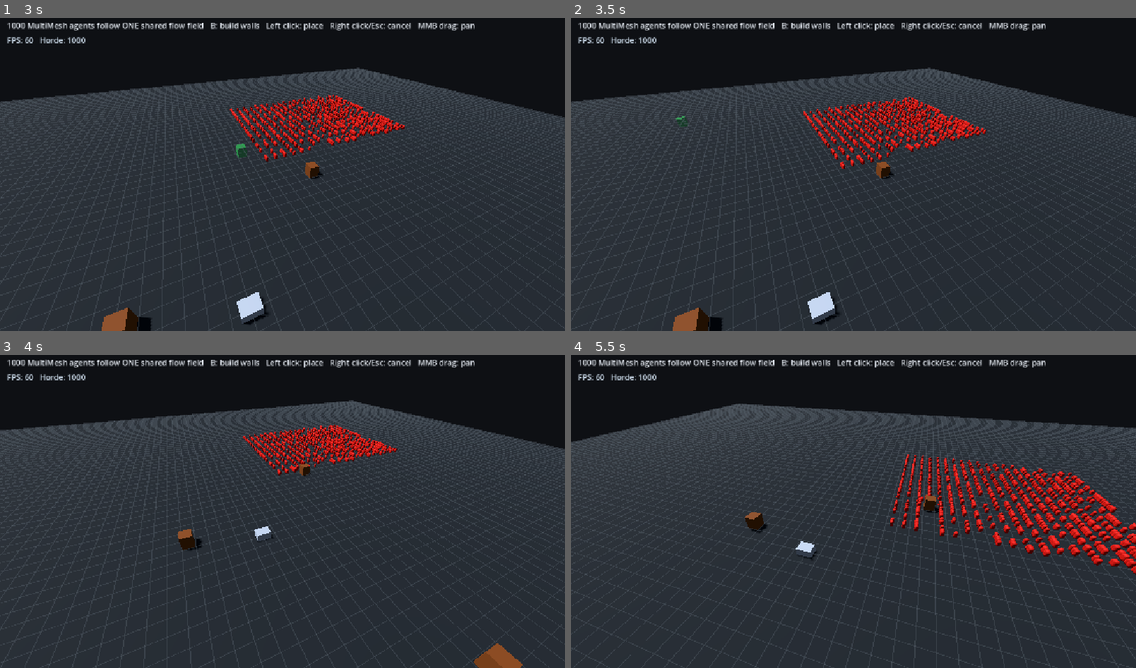
Above: before the commit, frames 1-4 (two rows, left to right).
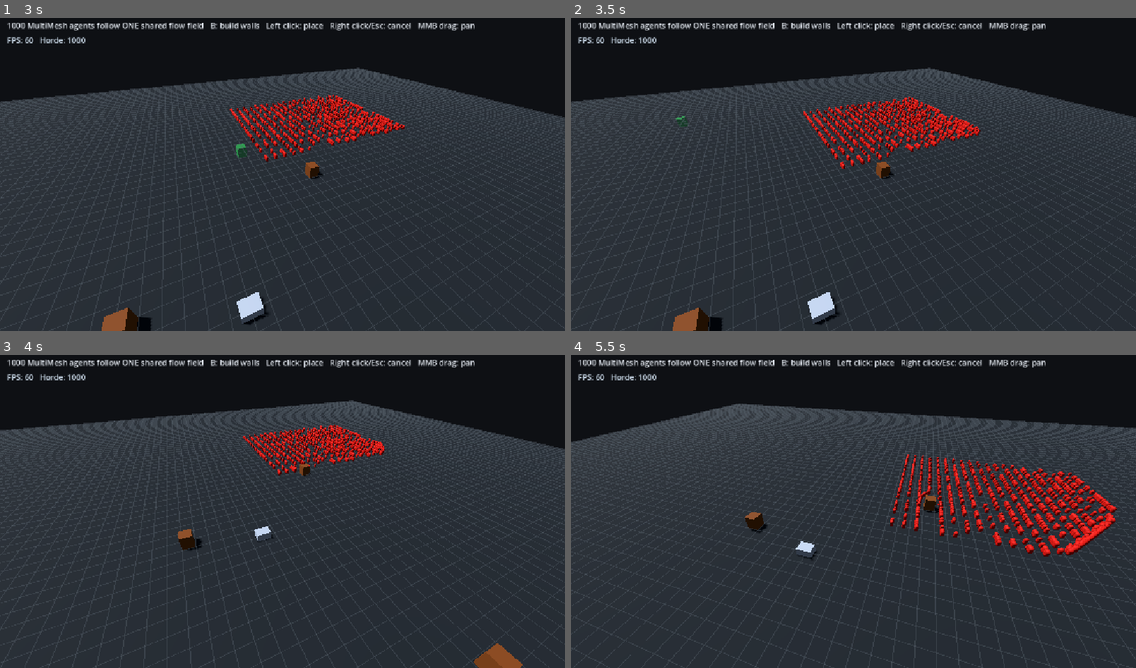
Above: after the commit, the same moments.

Repository: CaptainTiki/HordeLab
Game: Godot game, scene res://scenes/main.tscn
Same seed, same stepped clock (60 frames per second), same inputs: the game is played once before the commit and once after it.
Inputs (mouse positions are in pixels of both pictures, inside the frame that each line leads up to):
- Up to frame 1 (3 s): tap Enter at 0.5 s; move the mouse to (254, 237) at 0.52 s; hold W 0.53-1.25 s; tap B at 0.6 s; click (254, 237) at 0.67 s; drag from (452, 221) to (254, 237) at 1.27 s; move the mouse to (113, 124) at 2.02 s; hold A 2.03-2.75 s; hold Q 2.03-2.75 s; drag from (310, 171) to (113, 124) at 2.77 s
- Up to frame 2 (3.5 s): no input
- Up to frame 3 (4 s): move the mouse to (197, 430) at 3.52 s; hold S from 3.53 s (still down); tap B at 3.6 s
- Up to frame 4 (5.5 s): release S at 4.25 s; drag from (977, 492) to (768, 430) at 4.27 s; move the mouse to (740, 524) at 5.02 s; hold W from 5.03 s (still down); hold Q from 5.03 s (still down); click (740, 524) at 5.17 s

Frame 1 is identical in both runs. In frame 2, less than 0.1% of the frame differs, in the area x 52-74%, y 34-47%; in frame 3, less than 0.1%; in frame 4, 1.0%, in the area x 60-100%, y 43-71%.

Commit message:
Allow broad eight-direction flow-field movement

Diff:
--- a/scripts/flow_field.gd
+++ b/scripts/flow_field.gd
@@ -2,11 +2,15 @@
 class_name FlowField
 
 const UNREACHABLE: int = 1_000_000_000
-const CARDINAL_DIRS: Array[Vector2i] = [
+const NEIGHBOR_DIRS: Array[Vector2i] = [
 	Vector2i(1, 0),
 	Vector2i(-1, 0),
 	Vector2i(0, 1),
 	Vector2i(0, -1),
+	Vector2i(1, 1),
+	Vector2i(1, -1),
+	Vector2i(-1, 1),
+	Vector2i(-1, -1),
 ]
 
 @export var grid_path: NodePath
@@ -41,9 +45,9 @@
 		read_index += 1
 		var current_cost: int = integration[_index(current)]
 
-		for direction: Vector2i in CARDINAL_DIRS:
+		for direction: Vector2i in NEIGHBOR_DIRS:
 			var neighbor: Vector2i = current + direction
-			if not grid.is_valid_cell(neighbor) or grid.is_blocked(neighbor):
+			if not can_traverse(current, neighbor):
 				continue
 			var neighbor_index: int = _index(neighbor)
 			if integration[neighbor_index] <= current_cost + 1:
@@ -51,24 +55,38 @@
 			integration[neighbor_index] = current_cost + 1
 			frontier.append(neighbor)
 
+func get_cost(cell: Vector2i) -> int:
+	if not grid.is_valid_cell(cell):
+		return UNREACHABLE
+	return integration[_index(cell)]
+
 func get_next_cell(cell: Vector2i) -> Vector2i:
-	if not grid.is_valid_cell(cell):
-		return cell
-	var current_cost: int = integration[_index(cell)]
+	var current_cost: int = get_cost(cell)
 	if current_cost == UNREACHABLE or current_cost == 0:
 		return cell
 
 	var best_cell: Vector2i = cell
 	var best_cost: int = current_cost
-	for direction: Vector2i in CARDINAL_DIRS:
+	for direction: Vector2i in NEIGHBOR_DIRS:
 		var neighbor: Vector2i = cell + direction
-		if not grid.is_valid_cell(neighbor) or grid.is_blocked(neighbor):
+		if not can_traverse(cell, neighbor):
 			continue
-		var neighbor_cost: int = integration[_index(neighbor)]
+		var neighbor_cost: int = get_cost(neighbor)
 		if neighbor_cost < best_cost:
 			best_cost = neighbor_cost
 			best_cell = neighbor
 	return best_cell
 
+func can_traverse(from_cell: Vector2i, to_cell: Vector2i) -> bool:
+	if not grid.is_valid_cell(to_cell) or grid.is_blocked(to_cell):
+		return false
+	var delta: Vector2i = to_cell - from_cell
+	if absi(delta.x) == 1 and absi(delta.y) == 1:
+		var side_x: Vector2i = from_cell + Vector2i(delta.x, 0)
+		var side_y: Vector2i = from_cell + Vector2i(0, delta.y)
+		if grid.is_blocked(side_x) or grid.is_blocked(side_y):
+			return false
+	return true
+
 func _index(cell: Vector2i) -> int:
 	return cell.y * grid.cells_x + cell.x
